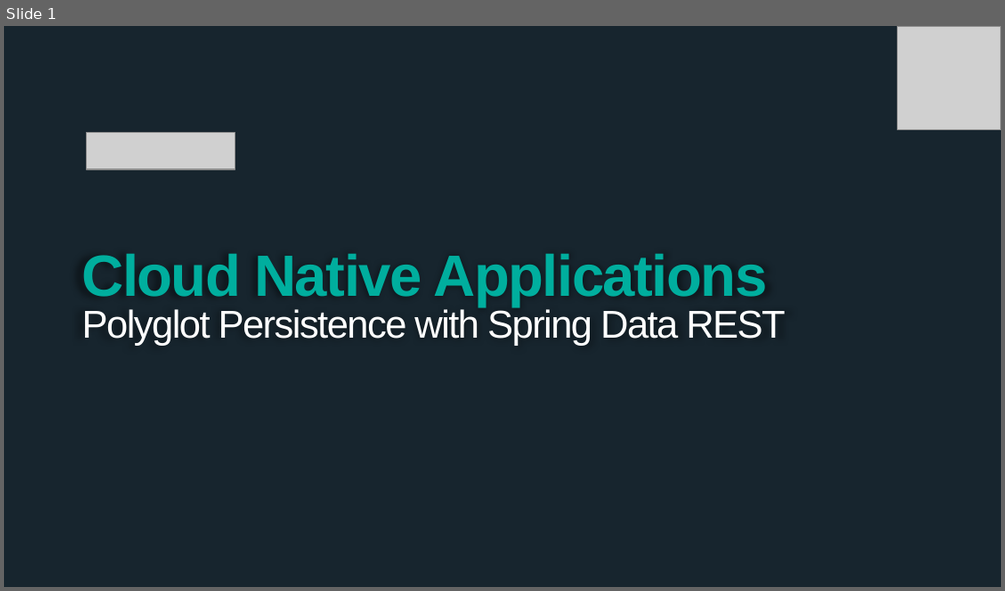
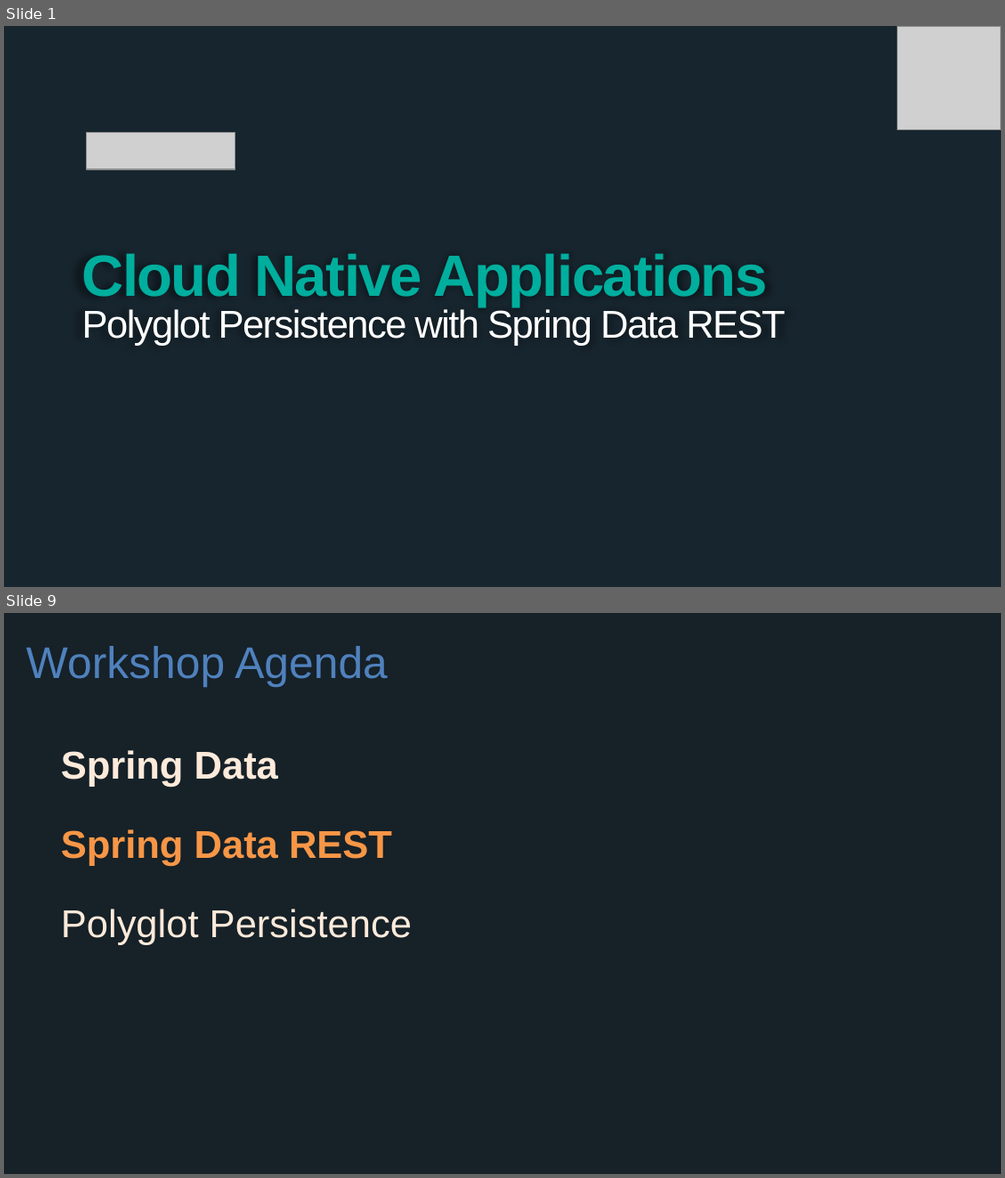
Before and after one commit to wxlund/CN-Workshop-Boeing, a slide deck: presentations/Session_3_Polyglot_Persist.pptx. Shown one above the other, each under a label of ours: slide 1 before the commit, slides 1 and 9 after it; the slides between them are not shown. The pictures are 1005x591 and 1005x1178 pixels, drawn with LibreOffice and Linux fonts; fonts in the diff are those of the drawing; grey boxes stand for pictures; background and template pictures are left out. Boxes give left, top, right and bottom in pixels: in the first picture for what was removed or moved away, otherwise in the second. Text is boxed around its words. In the diff, an @@ line names an element or a change of style, - is before the commit and + after.

```diff
--- a/presentations/Session_3_Polyglot_Persist.pptx
+++ b/presentations/Session_3_Polyglot_Persist.pptx
@@ slide 9 added at [4,613,1001,1174], background #162128 @@
@@ title added at [26,646,388,688], 32 pt, text #4F81BD @@
+Workshop Agenda
@@ text added at [61,750,412,945], 28 pt, text #FDEADA, bold @@
+Spring Data
+Spring Data REST
+Polyglot Persistence
```
Also in this commit, not shown: 1 slide changed, 14 other slides added.
